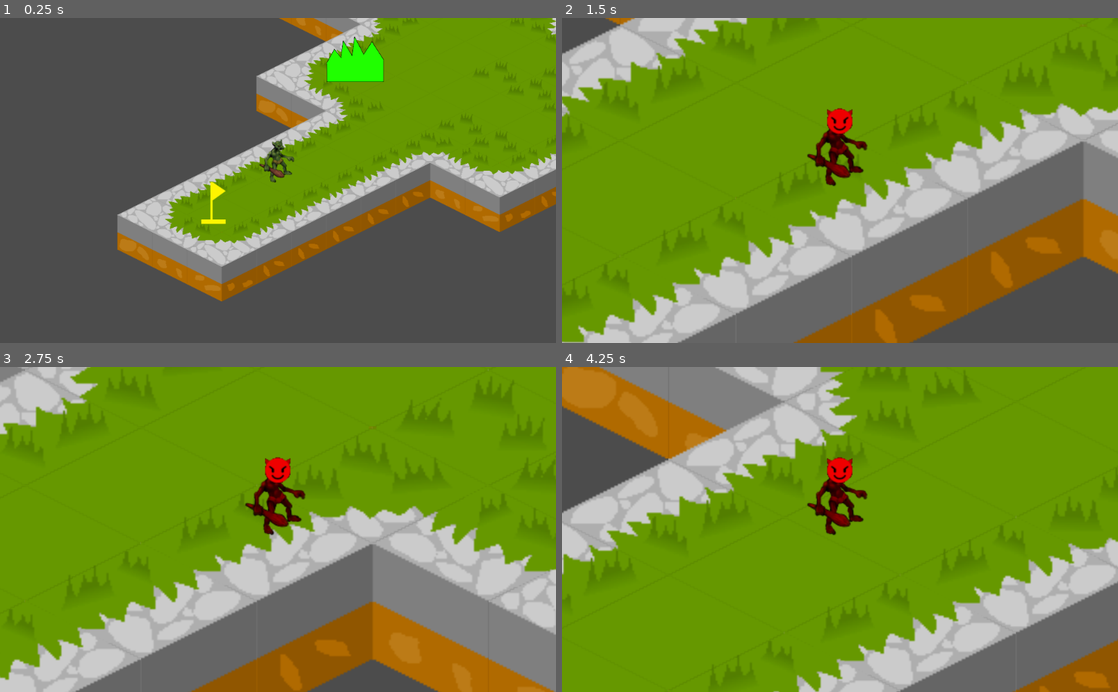
Above: before the commit, frames 1-4 (two rows, left to right).
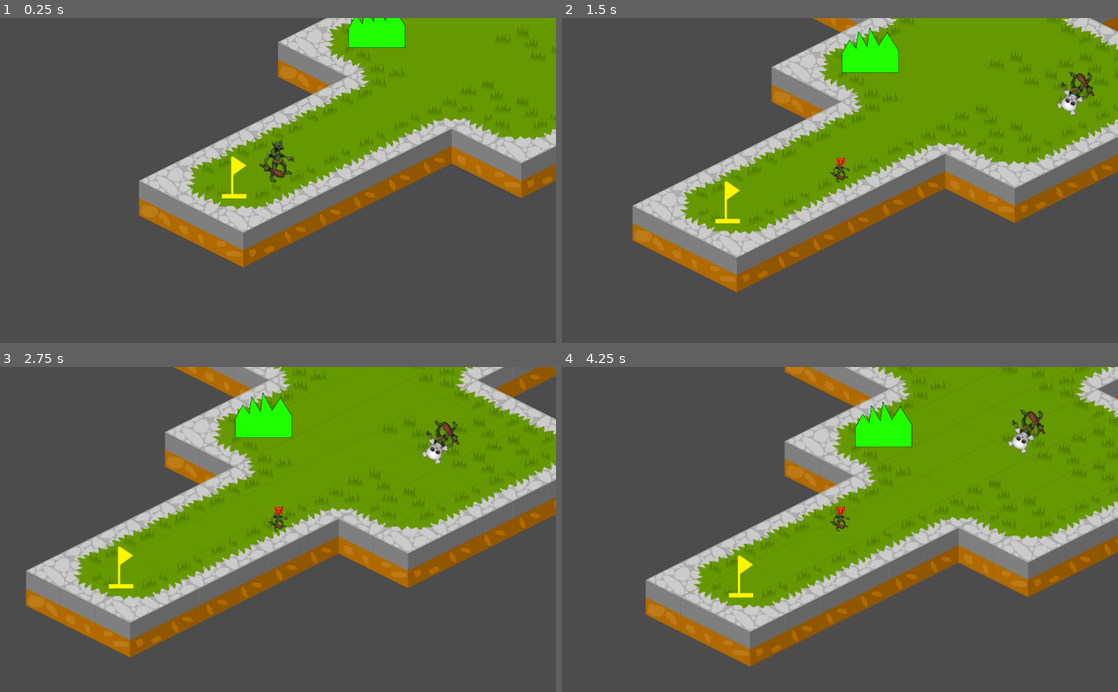
Above: after the commit, the same moments.

Repository: HIqueRS/Motores
Game: Godot game, scene res://FaseHique.tscn
Same seed, same stepped clock (60 frames per second), same inputs: the game is played once before the commit and once after it. This scene is started directly instead of the project's main scene.
Inputs:
- Up to frame 1 (0.25 s): no input
- Up to frame 2 (1.5 s): tap Enter at 0.5 s; hold Right (move_right) 0.53-1.28 s; tap 1 (polymorph) at 0.6 s; hold Left (move_left) from 1.28 s (still down); tap Down (move_bottom) at 1.35 s
- Up to frame 3 (2.75 s): tap 1 (polymorph) at 1.55, 2.1 s; release Left (move_left) at 2.03 s; hold Right (move_right) from 2.03 s (still down)
- Up to frame 4 (4.25 s): release Right (move_right) at 2.78 s; hold Up (move_up) 2.78-3.53 s; tap 1 (polymorph) at 2.85, 3.8 s; hold Left (move_left) from 3.53 s (still down); hold Down (move_bottom) from 3.53 s (still down)

The runs differ from the first frame. In frame 1, 29% of the frame differs, in the area x 21-100%, y 0-88%; in frame 2, 73%; in frame 3, 74%, in the area x 0-100%, y 0-100%; in frame 4, 72%.

Commit message:
Prototype

Diff:
--- a/2D_Isometric_Demo/FaseHique.tscn
+++ b/2D_Isometric_Demo/FaseHique.tscn
@@ -5,7 +5,7 @@
 [ext_resource path="res://inimigo.png" type="Texture" id=3]
 [ext_resource path="res://Teste.gd" type="Script" id=4]
 [ext_resource path="res://animal.png" type="Texture" id=5]
-[ext_resource path="res://Polymorph.tscn" type="PackedScene" id=6]
+[ext_resource path="res://troll.tscn" type="PackedScene" id=6]
 [ext_resource path="res://flag.png" type="Texture" id=7]
 [ext_resource path="res://moita.png" type="Texture" id=8]
 
@@ -632,11 +632,12 @@
 [node name="Sprite" type="Sprite" parent="Fase/Animal"]
 texture = ExtResource( 5 )
 
-[node name="Player" parent="Fase" instance=ExtResource( 6 )]
-position = Vector2( 39.6667, -126.934 )
+[node name="troll" parent="Fase" instance=ExtResource( 6 )]
+position = Vector2( 0, -64 )
 
 [node name="Trigo" type="Node2D" parent="Fase"]
-position = Vector2( -72.692, -91.3757 )
+editor/display_folded = true
+position = Vector2( -74.2787, -75.509 )
 __meta__ = {
 "_edit_group_": true
 }
@@ -691,6 +692,7 @@
 cast_to = Vector2( 300, 0 )
 
 [node name="Moita" type="Node2D" parent="Fase"]
+editor/display_folded = true
 position = Vector2( 642.338, -556.105 )
 scale = Vector2( 0.5, 0.5 )
 __meta__ = {
@@ -725,12 +727,15 @@
 position = Vector2( -65.5938, -57.0591 )
 shape = SubResource( 62 )
 
+[connection signal="body_entered" from="Fase/Enemy2/Path2D/PathFollow2D/KinematicBody2D/Area2D" to="Fase/troll" method="_on_Area2D_body_entered"]
 [connection signal="body_entered" from="Fase/Animal/Animal_Area" to="Fase/Animal" method="_on_Animal_Area_body_entered"]
+[connection signal="body_entered" from="Fase/Trigo/Flag" to="Fase/troll" method="_on_Flag_body_entered"]
+[connection signal="body_entered" from="Fase/Enemy/Path2D/PathFollow2D/KinematicBody2D/Area2D" to="Fase/troll" method="_on_Area2D_body_entered"]
+[connection signal="body_entered" from="Fase/Moita/Sprite_Moita/Area_Moita" to="Fase/Enemy2/Path2D/PathFollow2D/KinematicBody2D" method="_on_Area_Moita_body_entered"]
 [connection signal="body_entered" from="Fase/Moita/Sprite_Moita/Area_Moita" to="Fase/Enemy/Path2D/PathFollow2D/KinematicBody2D" method="_on_Area_Moita_body_entered"]
-[connection signal="body_entered" from="Fase/Moita/Sprite_Moita/Area_Moita" to="Fase/Enemy2/Path2D/PathFollow2D/KinematicBody2D" method="_on_Area_Moita_body_entered"]
+[connection signal="body_exited" from="Fase/Moita/Sprite_Moita/Area_Moita" to="Fase/Enemy2/Path2D/PathFollow2D/KinematicBody2D" method="_on_Area_Moita_body_exited"]
 [connection signal="body_exited" from="Fase/Moita/Sprite_Moita/Area_Moita" to="Fase/Enemy/Path2D/PathFollow2D/KinematicBody2D" method="_on_Area_Moita_body_exited"]
-[connection signal="body_exited" from="Fase/Moita/Sprite_Moita/Area_Moita" to="Fase/Enemy2/Path2D/PathFollow2D/KinematicBody2D" method="_on_Area_Moita_body_exited"]
+[connection signal="body_entered" from="Fase/Moita2/Sprite_Moita/Area_Moita" to="Fase/Enemy2/Path2D/PathFollow2D/KinematicBody2D" method="_on_Area_Moita_body_entered"]
 [connection signal="body_entered" from="Fase/Moita2/Sprite_Moita/Area_Moita" to="Fase/Enemy/Path2D/PathFollow2D/KinematicBody2D" method="_on_Area_Moita_body_entered"]
-[connection signal="body_entered" from="Fase/Moita2/Sprite_Moita/Area_Moita" to="Fase/Enemy2/Path2D/PathFollow2D/KinematicBody2D" method="_on_Area_Moita_body_entered"]
+[connection signal="body_exited" from="Fase/Moita2/Sprite_Moita/Area_Moita" to="Fase/Enemy2/Path2D/PathFollow2D/KinematicBody2D" method="_on_Area_Moita_body_exited"]
 [connection signal="body_exited" from="Fase/Moita2/Sprite_Moita/Area_Moita" to="Fase/Enemy/Path2D/PathFollow2D/KinematicBody2D" method="_on_Area_Moita_body_exited"]
-[connection signal="body_exited" from="Fase/Moita2/Sprite_Moita/Area_Moita" to="Fase/Enemy2/Path2D/PathFollow2D/KinematicBody2D" method="_on_Area_Moita_body_exited"]
--- a/2D_Isometric_Demo/KinematicBody2D.gd
+++ b/2D_Isometric_Demo/KinematicBody2D.gd
@@ -4,7 +4,7 @@
 
 onready var raycast = $RayCast2D
 
-onready var player = get_node("../../../../Player").get_child(0)
+onready var player = get_node("../../../../troll")
 onready var Animal = get_node("../../../../Animal")
 #onready var Path = get_node("../Sprite")
 
@@ -20,9 +20,6 @@
 	Player_Hide = false
 	Animal_Hide = false
 	set_physics_process(true)
-
-func _process(delta):
-	player = get_node("../../../../Player").get_child(0)
 
 func _physics_process(delta):
 
--- a/2D_Isometric_Demo/Polymorph.tscn
+++ b/2D_Isometric_Demo/Polymorph.tscn
@@ -3,7 +3,7 @@
 [ext_resource path="res://Polymorph.gd" type="Script" id=1]
 [ext_resource path="res://troll.png" type="Texture" id=2]
 
-[node name="Player" type="Node2D"]
+[node name="Jogador" type="Node2D"]
 script = ExtResource( 1 )
 
 [node name="Sprite" type="Sprite" parent="."]
--- a/2D_Isometric_Demo/Teste.gd
+++ b/2D_Isometric_Demo/Teste.gd
@@ -2,7 +2,7 @@
 
 const MOVE_SPEED = 50
 
-onready var player = get_node("../Player").get_child(0)
+onready var player = get_node("../troll")
 #onready var Path = get_node("../Sprite")
 
 #vou meio q dar merge nos nossos dois codigos pq acho q a sprite bugou tudo
@@ -20,6 +20,7 @@
 	set_physics_process(true)
 
 func _physics_process(delta):
+
 	if player == null: #testando se tem o troll
 		return
 
@@ -32,10 +33,8 @@
 		global_rotation = atan2(vec_to_player.y, vec_to_player.x)
 		move_and_collide(vec_to_player * MOVE_SPEED * delta)
 
-func _process(delta):
-	player = get_node("../Player").get_child(0)
 
 func _on_Animal_Area_body_entered(body):
-	if body.name == get_node("../Player").get_child(0).name:
+	if body.name == "troll":
 		print("booora")
 		free = true
--- a/2D_Isometric_Demo/imp.tscn
+++ b/2D_Isometric_Demo/imp.tscn
@@ -1,7 +1,7 @@
 [gd_scene load_steps=4 format=2]
 
 [ext_resource path="res://imp.gd" type="Script" id=1]
-[ext_resource path="res://imp.png" type="Texture" id=2]
+[ext_resource path="res://troll.png" type="Texture" id=2]
 
 [sub_resource type="CircleShape2D" id=1]
 
--- a/2D_Isometric_Demo/troll.gd
+++ b/2D_Isometric_Demo/troll.gd
@@ -4,7 +4,44 @@
 # move_and_slide works.
 
 # Member variables
-const MOTION_SPEED = 160 # Pixels/second
+onready var MOTION_SPEED = 160 # Pixels/second
+
+onready var actual_shape = 0 #0=goblin 1=imp
+const MAX_SHAPES = 1
+onready var actual_sprite = get_child(0)
+onready var actual_collision = get_child(1)
+
+
+func _ready():
+	get_child(2).hide() #imp sprite
+	get_child(3).disabled = true #imp collision
+
+	pass
+
+
+func wild_shape():
+	actual_sprite.hide()
+	actual_collision.disabled = true
+
+	if actual_shape == 1: #se ele for imp:
+		#vira goblin
+		actual_shape = 0
+		actual_sprite = get_child(0)
+		actual_collision = get_child(1)
+		MOTION_SPEED = 160
+
+
+
+	else:
+		actual_shape +=1
+		actual_sprite = get_child(2)
+		actual_collision = get_child(3)
+
+		MOTION_SPEED = 300
+
+	actual_sprite.show()
+	actual_collision.disabled = false
+	pass
 
 
 func _physics_process(delta):
@@ -25,6 +62,10 @@
 	move_and_slide(motion)
 
 
+	#transformação
+	if Input.is_action_just_pressed("polymorph"):
+		wild_shape()
+
 
 func _on_Area2D_body_entered(body):
 	if body.name == "troll":
--- a/2D_Isometric_Demo/troll.tscn
+++ b/2D_Isometric_Demo/troll.tscn
@@ -1,19 +1,29 @@
-[gd_scene load_steps=4 format=2]
+[gd_scene load_steps=5 format=2]
 
 [ext_resource path="res://troll.gd" type="Script" id=1]
 [ext_resource path="res://troll.png" type="Texture" id=2]
+[ext_resource path="res://imp.png" type="Texture" id=3]
 
 [sub_resource type="CircleShape2D" id=1]
-radius = 20.8288
+radius = 12.8005
 
 [node name="troll" type="KinematicBody2D"]
 script = ExtResource( 1 )
 
-[node name="Sprite" type="Sprite" parent="."]
+[node name="goblin" type="Sprite" parent="."]
 position = Vector2( -3.94334, -36.924 )
 texture = ExtResource( 2 )
 
-[node name="CollisionShape2D" type="CollisionShape2D" parent="."]
+[node name="Collision_goblin" type="CollisionShape2D" parent="."]
+position = Vector2( -0.342697, -0.980721 )
+shape = SubResource( 1 )
+
+[node name="imp" type="Sprite" parent="."]
+position = Vector2( -1.13759, -18.7095 )
+scale = Vector2( 0.553086, 0.553086 )
+texture = ExtResource( 3 )
+
+[node name="Collision_imp" type="CollisionShape2D" parent="."]
 position = Vector2( -0.342697, -0.980721 )
 shape = SubResource( 1 )
 
